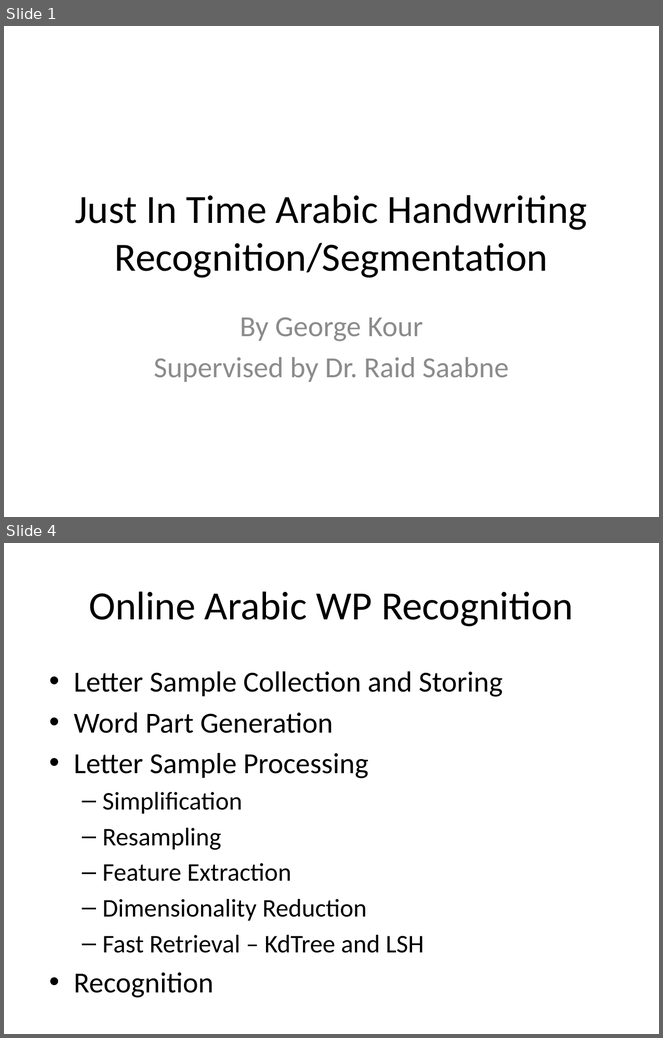
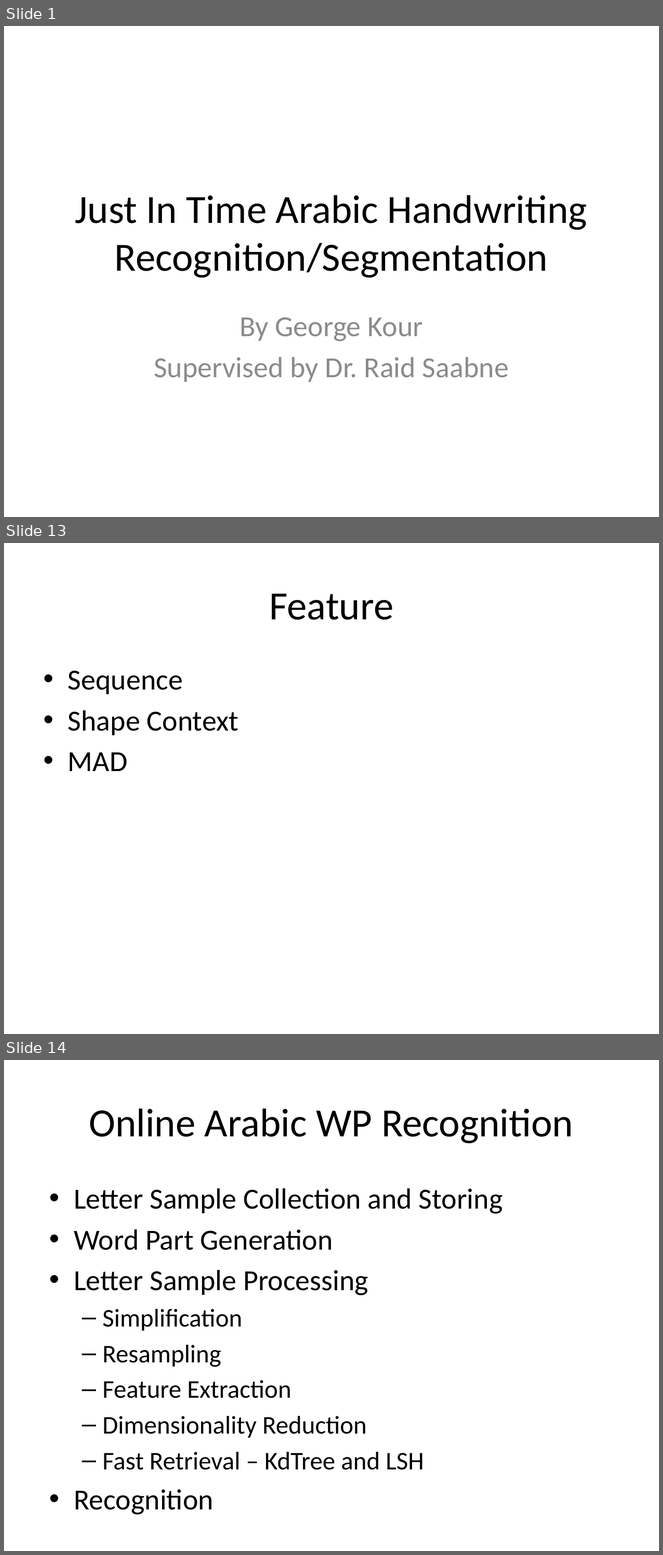
Before and after one commit to kourgeorge/arabic-icr, a slide deck: Thesis/Just In Time Arabic Handwriting Recognition.pptx. Shown one above the other, each under a label of ours: slides 1 and 4 before the commit, slides 1, 13 and 14 after it; the slides between them are not shown. The pictures are 663x1038 and 663x1555 pixels, drawn with LibreOffice and Linux fonts; fonts in the diff are those of the drawing. Boxes give left, top, right and bottom in pixels: in the first picture for what was removed or moved away, otherwise in the second. Text is boxed around its words. In the diff, an @@ line names an element or a change of style, - is before the commit and + after.

```diff
--- a/Thesis/Just In Time Arabic Handwriting Recognition.pptx
+++ b/Thesis/Just In Time Arabic Handwriting Recognition.pptx
@@ slide 13 added at box(4, 543, 659, 1034), background #FFFFFF @@
@@ title added at box(269, 593, 393, 620), 44 pt, text #000000 @@
+Feature
@@ text added at box(68, 670, 239, 771), 32 pt, text #000000 @@
+• Sequence
+• Shape Context
+• MAD
@@ what was slide 4 is now slide 14 @@
```
Also in this commit, not shown: 2 slides changed, 9 other slides added, 53 other files.
